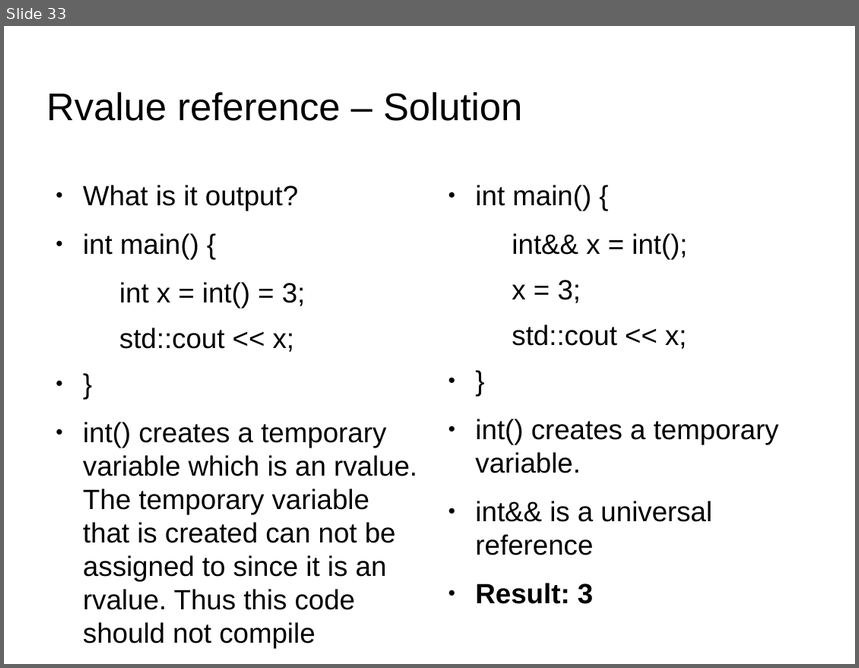
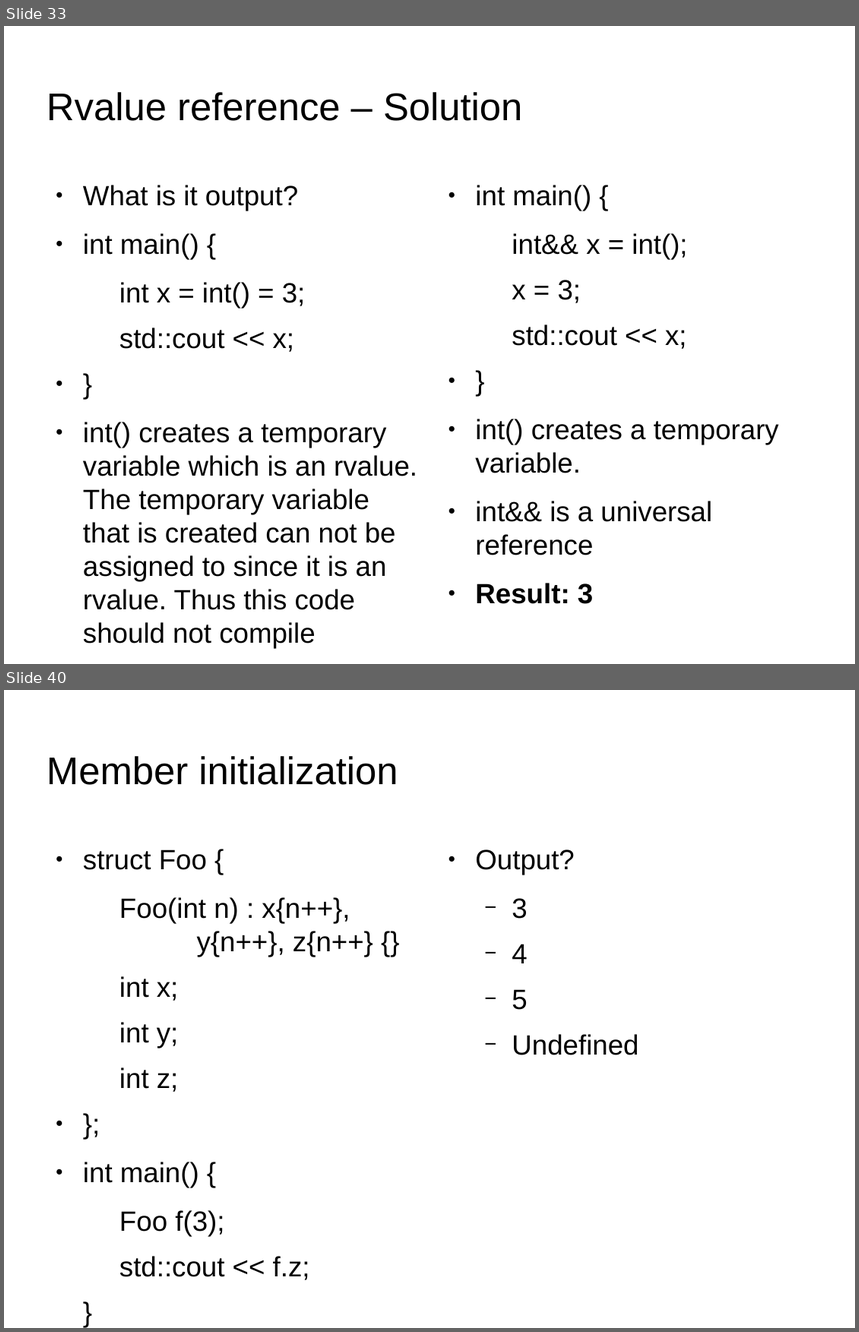
Before and after one commit to kks32/cpp-software-development, a slide deck: Ex22_C++_Quiz/Ex22_C++_Quiz.odp. Shown one above the other, each under a label of ours: slide 33 before the commit, slides 33 and 40 after it; the slides between them are not shown. The pictures are 859x668 and 859x1332 pixels, drawn with LibreOffice and Linux fonts; fonts in the diff are those of the drawing; background and template pictures are left out. Boxes give left, top, right and bottom in pixels: in the first picture for what was removed or moved away, otherwise in the second. Text is boxed around its words. In the diff, an @@ line names an element or a change of style, - is before the commit and + after.

```diff
--- a/Ex22_C++_Quiz/Ex22_C++_Quiz.odp
+++ b/Ex22_C++_Quiz/Ex22_C++_Quiz.odp
@@ slide 40 added at [4,690,855,1328], background picture (left out) @@
@@ title added at [47,756,398,785], 36 pt, text #000000 @@
+Member initialization
@@ text added at [83,850,373,1281], 26 pt, text #000000 @@
+● struct Foo {
+  Foo(int n) : x{n++},
+  y{n++}, z{n++} {}
+  int x;
+  int y;
+  int z;
+● };
+● int main() {
+  Foo f(3);
+  std::cout << f.z;
+}
@@ text added at [475,850,639,1056], 26 pt, text #000000 @@
+● Output?
+  − 3
+  − 4
+  − 5
+  − Undefined
```
Also in this commit, not shown: 1 slide changed, 14 other slides added, 2 other files.
